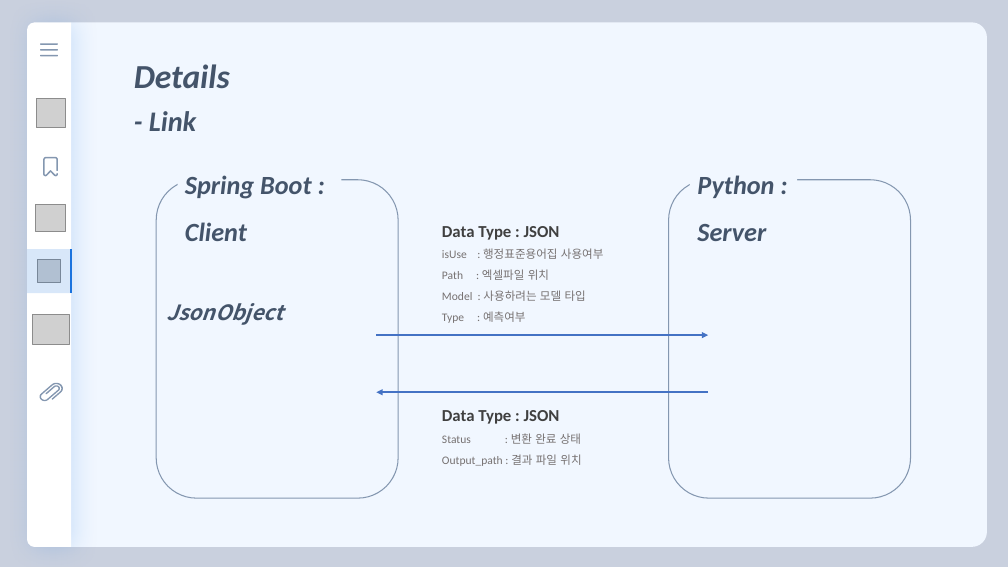
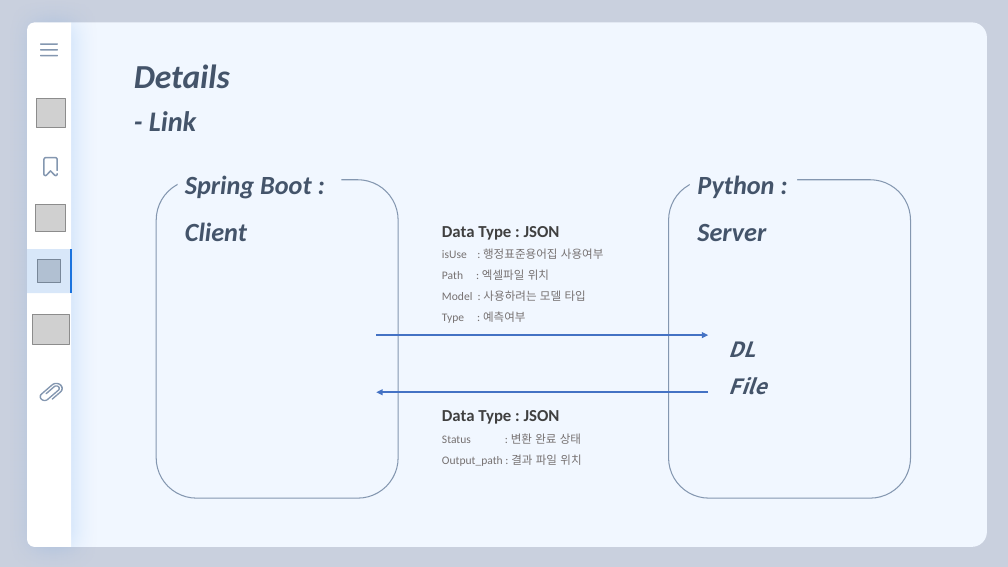
Before and after one commit to florentious/AutoGenerating_VariableName, a slide deck: slide 20 of Text/Presentation/presentation_ver0_3.pptm (slide 17 before the commit). Drawn at 1008x567 pixels with LibreOffice and Linux fonts; fonts in the diff are those of the drawing; grey boxes stand for pictures. Boxes give left, top, right and bottom in pixels: in the first picture for what was removed or moved away, otherwise in the second. Text is boxed around its words. In the diff, an @@ line names an element or a change of style, - is before the commit and + after.

```diff
--- a/Text/Presentation/presentation_ver0_3.pptm
+++ b/Text/Presentation/presentation_ver0_3.pptm
@@ text removed at box(166, 303, 283, 325) @@
-JsonObject
@@ text added at box(729, 341, 767, 395), 20 pt, text #44546A, bold, italic @@
+DL
+File
```
Also in this commit, not shown: 13 other slides changed, 5 slides added, 3 slides removed, 2 other files.
